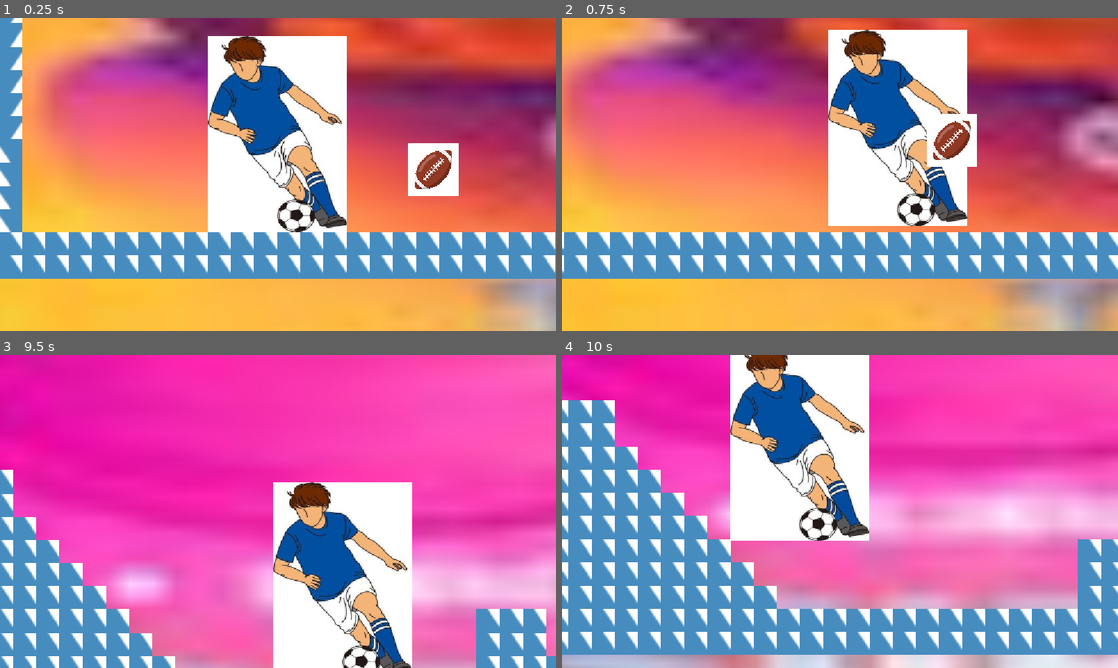
Above: before the commit, frames 1-4 (two rows, left to right).
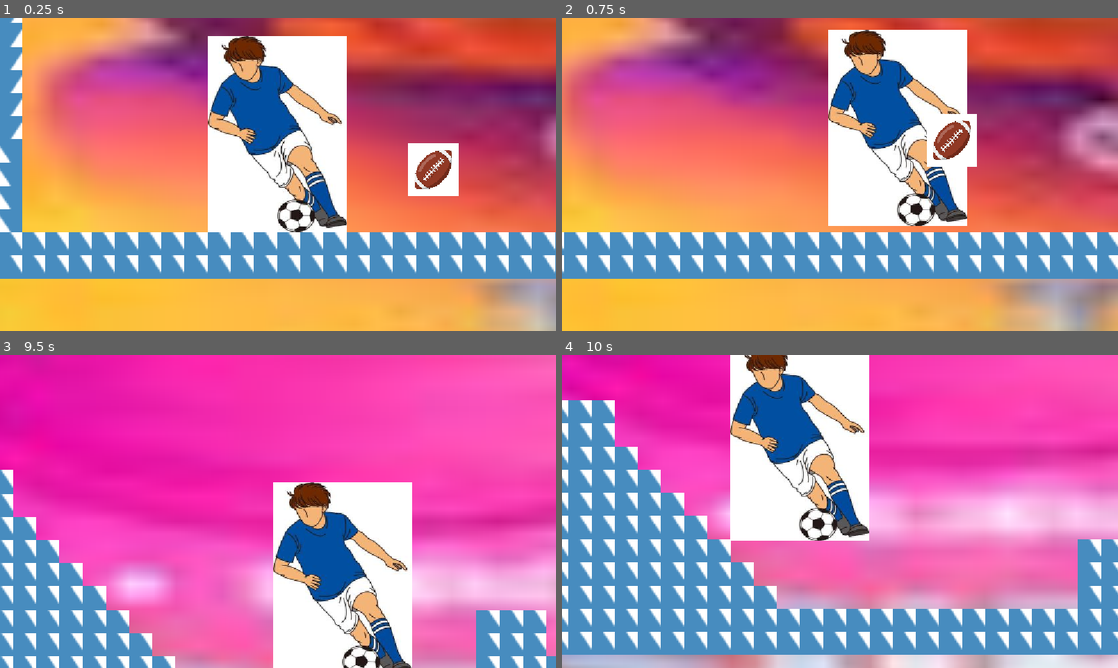
Above: after the commit, the same moments.

Repository: yiranlu-debug/haven-houston
Game: Godot game, scene res://main.tscn
The game is run twice, just before and just after one commit, with the same random seed, the same clock (stepped at 60 frames per second) and the same inputs. The engine's default icon, where the game draws it, is replaced by a stand-in: a white triangle on a blue panel in a dark square.
Inputs:
- Up to frame 1 (0.25 s): no input
- Up to frame 2 (0.75 s): hold D (right) from 0.53 s (still down)
- Up to frame 3 (9.5 s): tap Space (jump) at 0.77, 1.52, 3.02, 3.77, 4.25, 4.52, 6.02, 6.77, 7.52, 9.02 s; release D (right) at 2.03 s; hold A (left) 2.03-2.78 s; hold D (right) 2.78-4.28 s; tap Enter at 3.5, 8 s; hold A (left) 4.28-5.03 s; hold D (right) 5.03-5.78 s; hold A (left) 5.78-7.28 s; hold D (right) from 7.28 s (still down)
- Up to frame 4 (10 s): release D (right) at 9.53 s; hold A (left) from 9.53 s (still down); tap Space (jump) at 9.77 s

Frames 1-2 are identical in both runs. In frame 3, 0.1% of the frame differs, in the area x 0-99%, y 81-82%; in frame 4, less than 0.1%.

Commit message:
Update football mass

Diff:
--- a/main.tscn
+++ b/main.tscn
@@ -188,7 +188,7 @@
 position = Vector2(-1400, -100)
 disable_mode = 2
 collision_layer = 3
-mass = 0.001
+mass = 3.0
 physics_material_override = SubResource("PhysicsMaterial_lquwl")
 
 [node name="Sprite2D" type="Sprite2D" parent="RigidBody2D" unique_id=1634288513]
